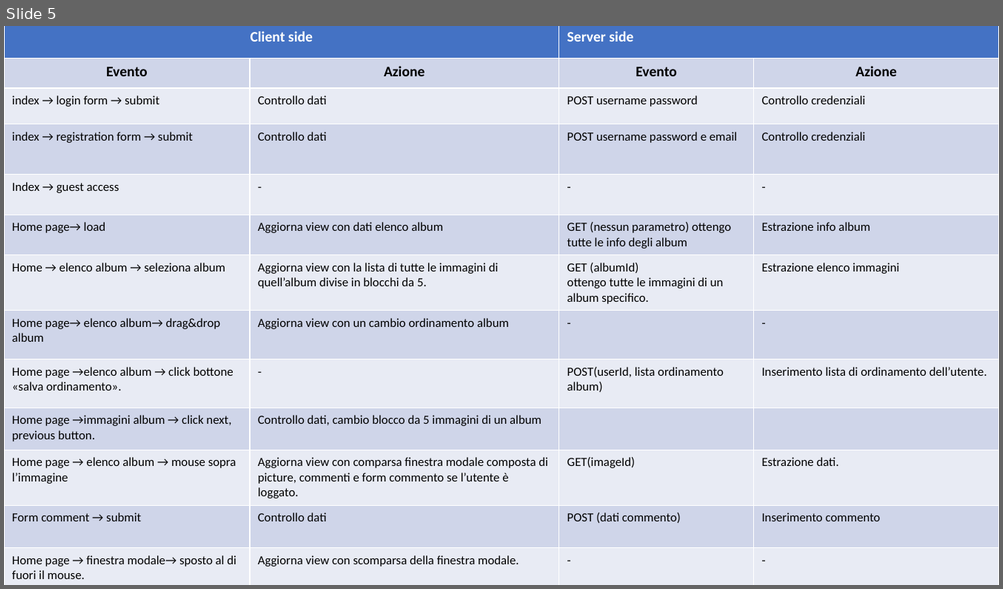
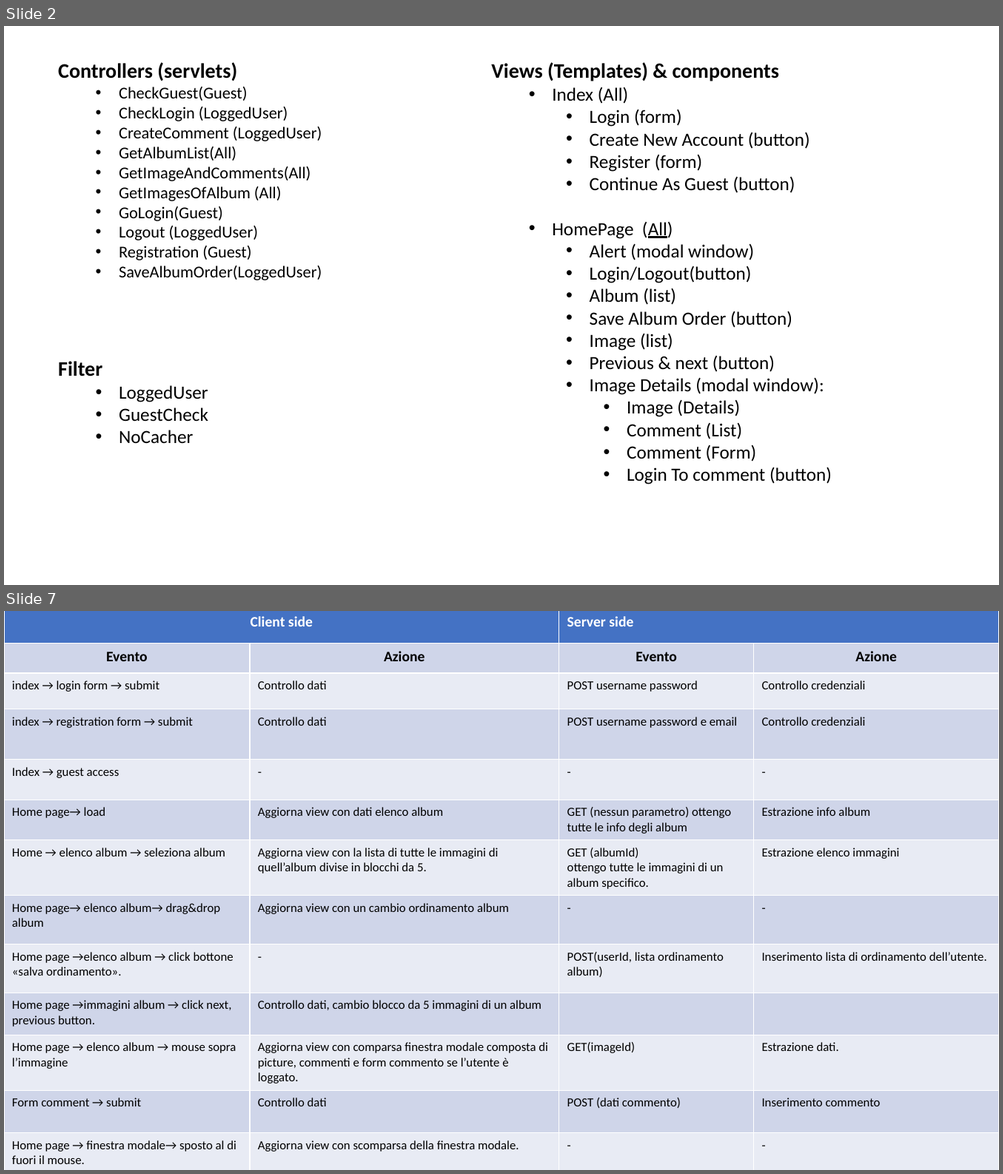
Before and after one commit to Giulsmoon/TecnologiePerIlWeb_Project1, a slide deck: Presentazioni Powerpoint/Progetto1_versione_RIA.pptx. Shown one above the other, each under a label of ours: slide 5 before the commit, slides 2 and 7 after it; the slides between them are not shown. The pictures are 1003x589 and 1003x1174 pixels, drawn with LibreOffice and Linux fonts; fonts in the diff are those of the drawing. Boxes give left, top, right and bottom in pixels: in the first picture for what was removed or moved away, otherwise in the second. Text is boxed around its words. In the diff, an @@ line names an element or a change of style, - is before the commit and + after.

```diff
--- a/Presentazioni Powerpoint/Progetto1_versione_RIA.pptx
+++ b/Presentazioni Powerpoint/Progetto1_versione_RIA.pptx
@@ slide 2 added at bbox=[4, 26, 999, 585], background #FFFFFF @@
@@ text added at bbox=[58, 62, 322, 281], 16 pt, text #000000 @@
+Controllers (servlets)
+  • CheckGuest(Guest)
+  • CheckLogin (LoggedUser)
+  • CreateComment (LoggedUser)
+  • GetAlbumList(All)
+  • GetImageAndComments(All)
+  • GetImagesOfAlbum (All)
+  • GoLogin(Guest)
+  • Logout (LoggedUser)
+  • Registration (Guest)
+  • SaveAlbumOrder(LoggedUser)
@@ text added at bbox=[491, 62, 831, 485], 18 pt, text #000000 @@
+Views (Templates) & components
+  • Index (All)
+    • Login (form)
+    • Create New Account (button)
+    • Register (form)
+    • Continue As Guest (button)
+  • HomePage (All)
+    • Alert (modal window)
+    • Login/Logout(button)
+    • Album (list)
+    • Save Album Order (button)
+    • Image (list)
+    • Previous & next (button)
+    • Image Details (modal window):
+      • Image (Details)
+      • Comment (List)
+      • Comment (Form)
+      • Login To comment (button)
@@ text added at bbox=[58, 361, 208, 444], 18 pt, text #000000 @@
+Filter
+  • LoggedUser
+  • GuestCheck
+  • NoCacher
@@ what was slide 5 is now slide 7 @@
```
Also in this commit, not shown: 3 slides changed, 2 other slides added, 1 slide removed, 10 other files.
